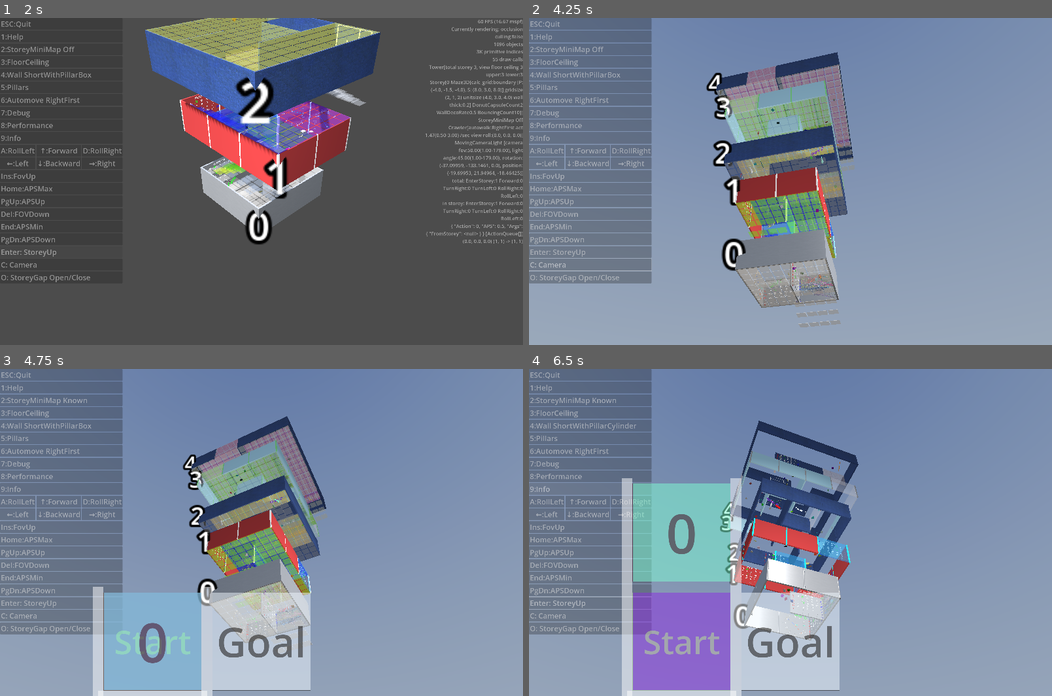
Above: before the commit, frames 1-4 (two rows, left to right).
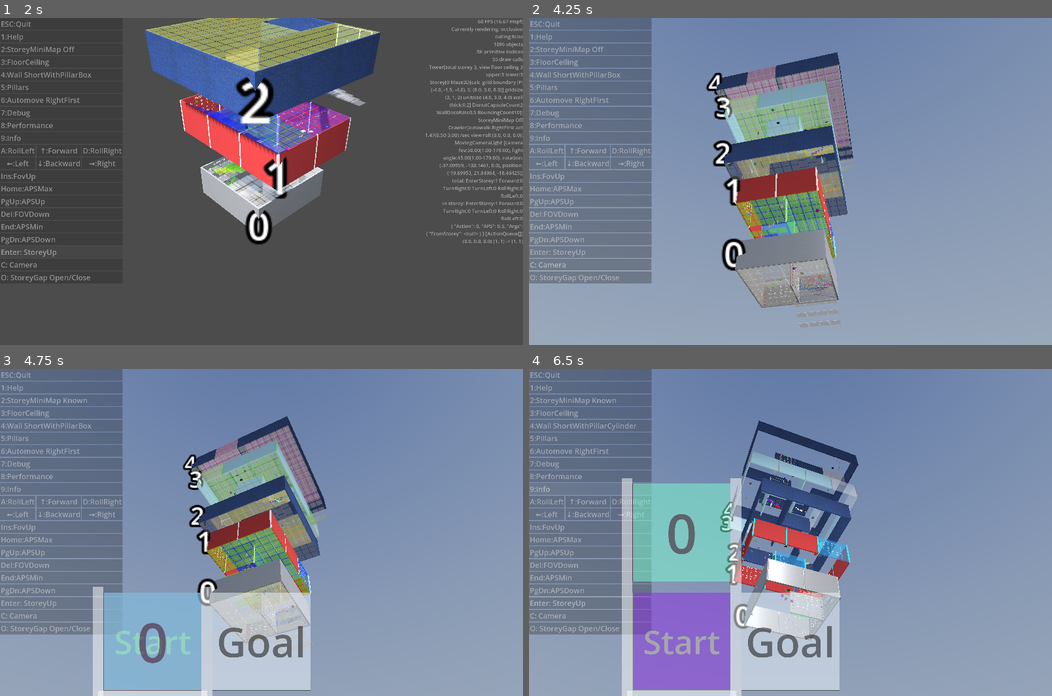
Above: after the commit, the same moments.

Repository: kasworld/gd4maze3d
Game: Godot game, scene res://main.tscn
The game is run twice, just before and just after one commit, with the same random seed, the same clock (stepped at 60 frames per second) and the same inputs. A sky picture missing from this copy of the repository is replaced by a grey-blue gradient.
Inputs (mouse positions are in pixels of both pictures, inside the frame that each line leads up to):
- Up to frame 1 (2 s): click "Enter: StoreyUp" at 0.5 s; click "Enter: StoreyUp" at 1.25 s
- Up to frame 2 (4.25 s): tap Enter at 2 s; move the mouse to (905, 165) at 2.02 s; hold Right 2.03-2.78 s; tap Q at 2.1 s; click (905, 165) at 2.17 s; move the mouse to (685, 197) at 2.77 s; hold Down 2.78-3.53 s; tap E at 2.85 s; move the mouse to (842, 109) at 3.52 s; hold Right from 3.53 s (still down); tap 1 at 3.6 s
- Up to frame 3 (4.75 s): move the mouse to (235, 597) at 4.27 s; release Right at 4.28 s; hold Up from 4.28 s (still down); tap 2 at 4.35 s; click (235, 597) at 4.42 s
- Up to frame 4 (6.5 s): move the mouse to (947, 581) at 5.02 s; release Up at 5.03 s; hold Left from 5.03 s (still down); tap 3 at 5.1 s; move the mouse to (633, 483) at 5.77 s; tap 4 at 5.85 s

Frame 1 is identical in both runs. In frame 2, less than 0.1% of the frame differs, in the area x 41-61%, y 19-73%; in frame 3, 0.2%; in frame 4, 0.5%, in the area x 41-63%, y 26-52%.

Commit message:
add update_camera

Diff:
--- a/main.gd
+++ b/main.gd
@@ -31,6 +31,14 @@
 	minimap.update_size(rt.size)
 	minimap.position = rt.get_center() - minimap.get_size()/2
 
+func update_camera() -> void:
+	var ref_len := main_tower.tower_size().length()
+	$AxisArrow3D.set_size(ref_len/3).set_colors()
+	$FixedCameraLight.set_center_pos_far(Vector3.ZERO, 	Vector3(0, 0, ref_len), ref_len*4)
+	$MovingCameraLightHober.set_center_pos_far( Vector3.ZERO, Vector3(0, 0, ref_len), ref_len*4)
+	$MovingCameraLightAround.set_center_pos_far( Vector3.ZERO, Vector3(0, 0, ref_len), ref_len*4)
+
+
 func _ready() -> void:
 	on_viewport_size_changed()
 	get_viewport().size_changed.connect(on_viewport_size_changed)
@@ -45,19 +53,10 @@
 	player = $CharacterContainer.get_child(PlayerNumber)
 	$MovingCameraLightAround.make_current()
 
-	var ref_len := main_tower.tower_size().length()
-	$AxisArrow3D.set_size(ref_len/3).set_colors()
-
-	$FixedCameraLight.set_center_pos_far(Vector3.ZERO, 	Vector3(0, 0, ref_len), ref_len*4)
-	$MovingCameraLightHober.set_center_pos_far( Vector3.ZERO, Vector3(0, 0, ref_len), ref_len*4)
-	$MovingCameraLightAround.set_center_pos_far( Vector3.ZERO, Vector3(0, 0, ref_len), ref_len*4)
-
 	enter_next_storey(null)
-	update_button_text()
 
 func _process(_delta: float) -> void:
 	update_info()
-
 	var t := Time.get_unix_time_from_system() /2.3
 	var r := main_tower.tower_size().length()
 	var h := main_tower.tower_size().y *2
@@ -78,6 +77,7 @@
 		main_tower.cur_storey.chars_enter_storey(old_storey, old_storey.get_char_list() , player.crawler_num)
 	update_button_text()
 	update_minimap()
+	update_camera()
 
 func add_crawler(i :int) -> Crawler:
 	var cr :Crawler = preload("res://crawler/crawler.tscn").instantiate()
